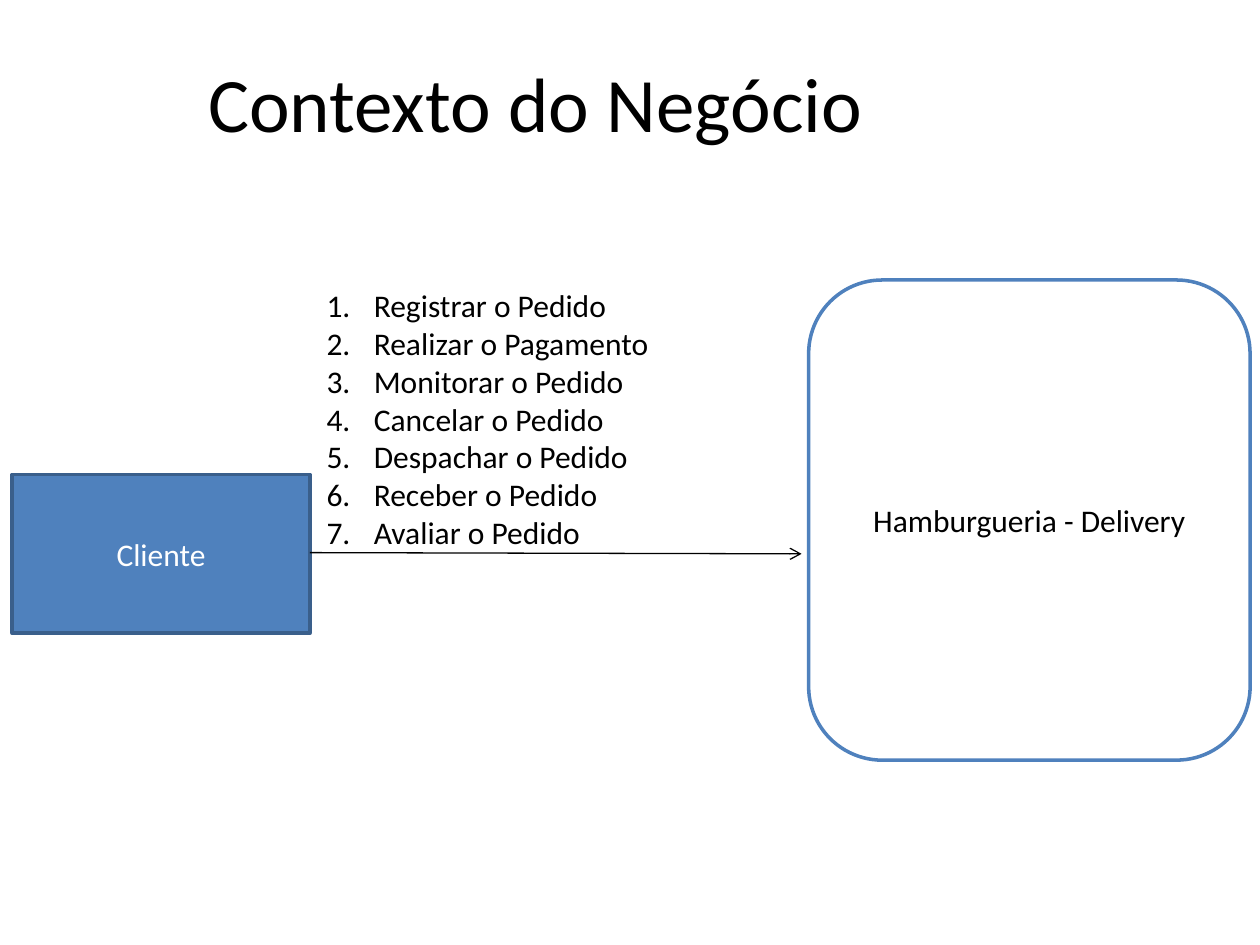
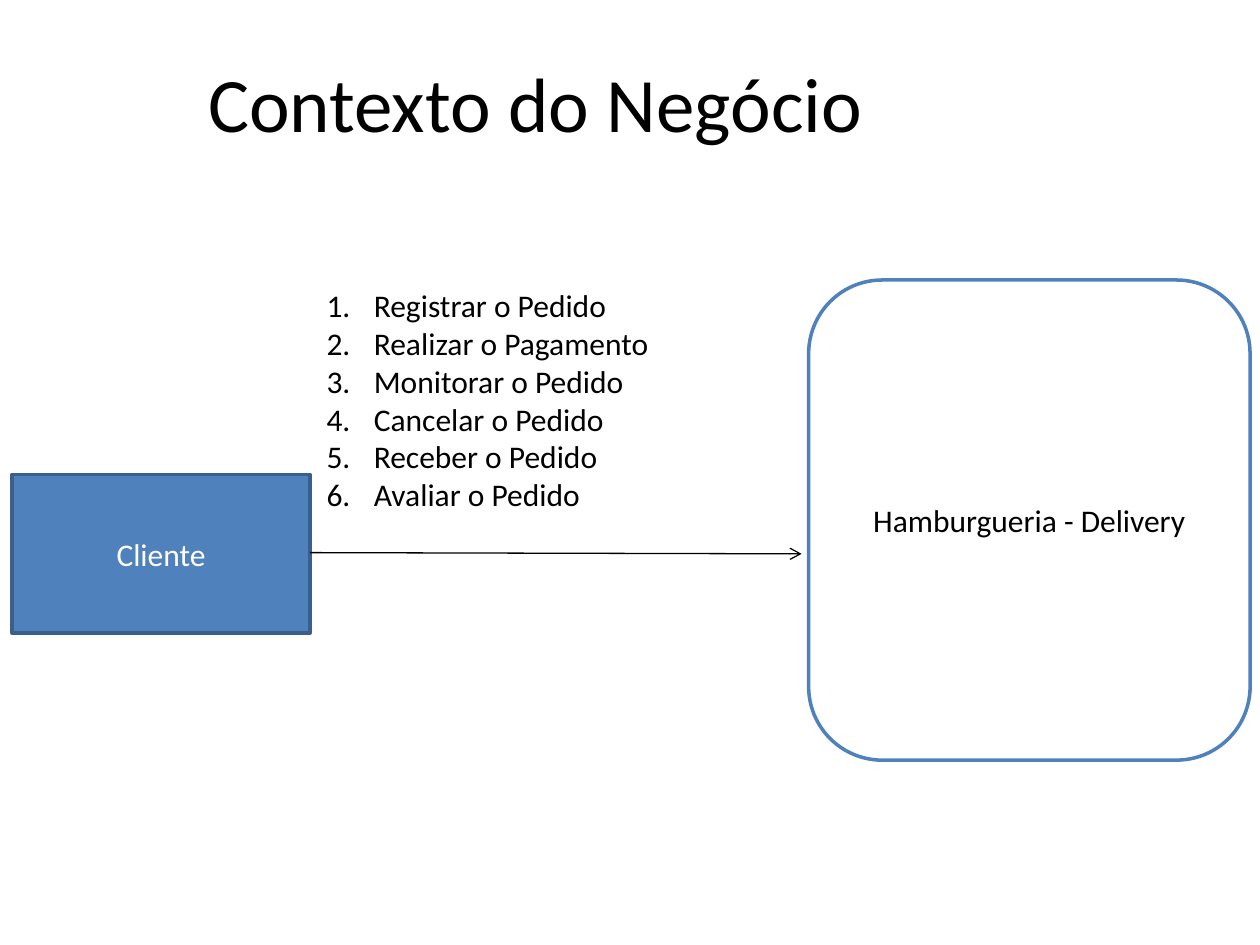
Before and after one commit to JazziJazz/ope-sistemas, a slide deck: slide 1 of 15. Arquitetura de Negócio para cada Cenário.pptx. Drawn at 1260x945 pixels with LibreOffice and Linux fonts; fonts in the diff are those of the drawing. Boxes give left, top, right and bottom in pixels: in the first picture for what was removed or moved away, otherwise in the second. Text is boxed around its words. In the diff, an @@ line names an element or a change of style, - is before the commit and + after.

```diff
--- a/15. Arquitetura de Negócio para cada Cenário.pptx
+++ b/15. Arquitetura de Negócio para cada Cenário.pptx
@@ text at [374, 446, 627, 473]: paragraph removed @@
-5. Despachar o Pedido
```
Also in this commit, not shown: 1 slide removed, 6 other files.
